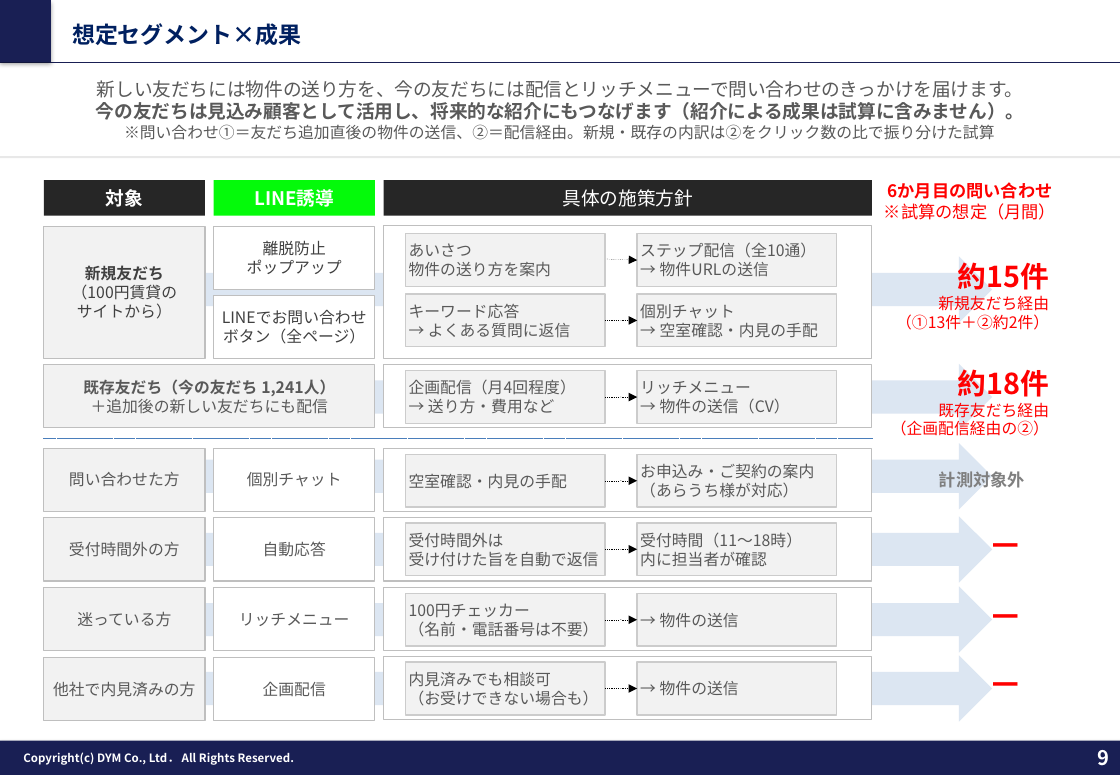
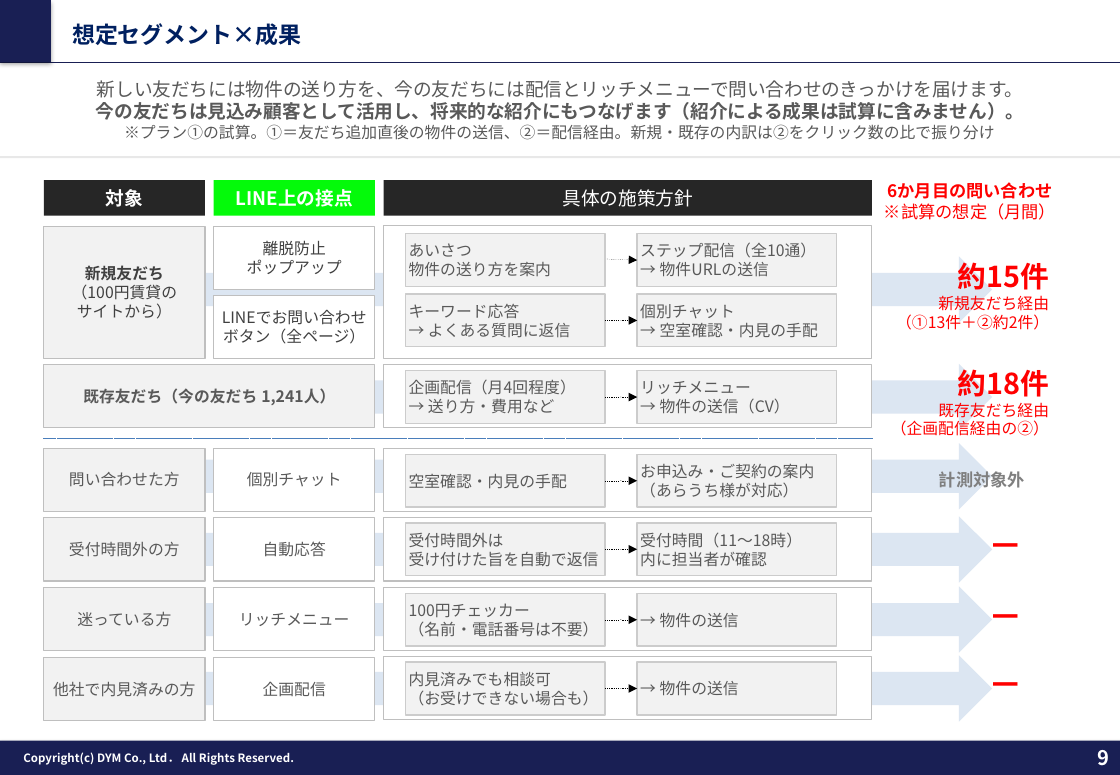
Before and after one commit to tonomura-r-dev/folder, a slide deck: slide 9 of 202610_株式会社あらうち御中_LINE公式アカウント運用のご提案_v8.pptx. Drawn at 1120x775 pixels with LibreOffice and Linux fonts; fonts in the diff are those of the drawing; background and template pictures are left out. Boxes give left, top, right and bottom in pixels: in the first picture for what was removed or moved away, otherwise in the second. Text is boxed around its words. In the diff, an @@ line names an element or a change of style, - is before the commit and + after.

```diff
--- a/202610_株式会社あらうち御中_LINE公式アカウント運用のご提案_v8.pptx
+++ b/202610_株式会社あらうち御中_LINE公式アカウント運用のご提案_v8.pptx
@@ text at (124,124,995,140): text changed @@
-※問い合わせ①＝友だち追加直後の物件の送信、②＝配信経由。新規・既存の内訳は②をクリック数の比で振り分けた試算
+※プラン①の試算。①＝友だち追加直後の物件の送信、②＝配信経由。新規・既存の内訳は②をクリック数の比で振り分け
@@ text in rectangle at (236,189,353,207): text changed @@
-LINE誘導
+LINE上の接点
@@ text in rectangle at (91,399,328,413): paragraph removed @@
-＋追加後の新しい友だちにも配信
```
Also in this commit, not shown: 8 other slides changed, 6 other files.
